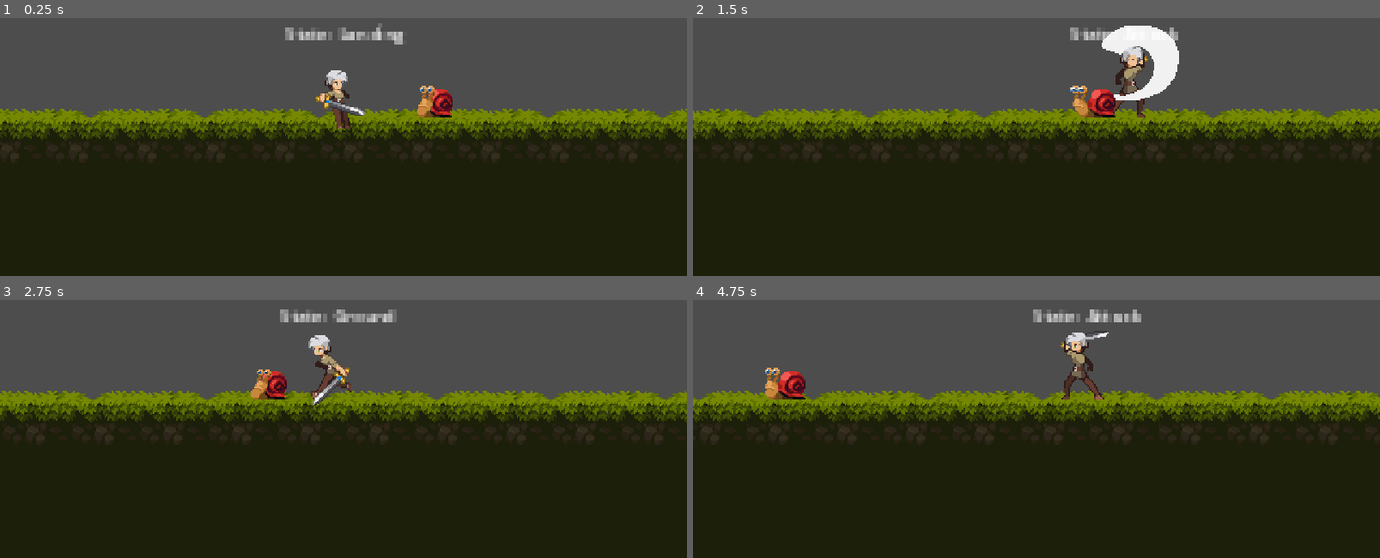
Above: before the commit, frames 1-4 (two rows, left to right).
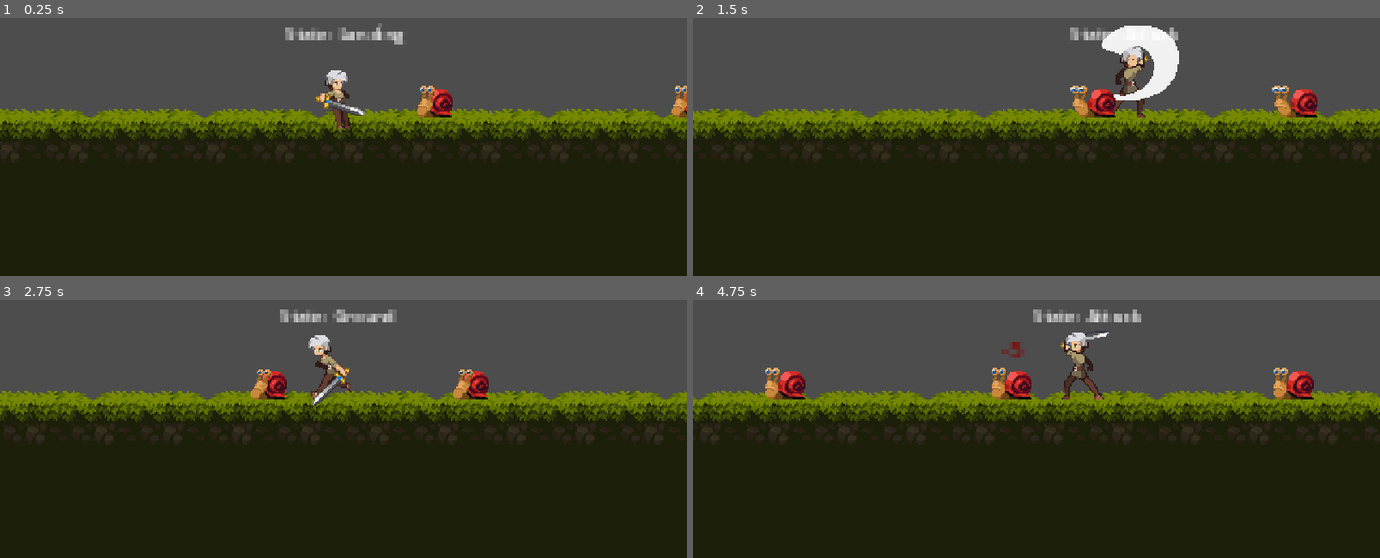
Above: after the commit, the same moments.

Repository: ericvennemeyer/ChrisTutorials2DPlatformer
Game: Godot game, scene res://Levels/test_level.tscn
Two runs of this game, one before a commit and one after it. Both use one fixed random seed, a clock stepped at 60 frames per second and the inputs below.
Inputs:
- Up to frame 1 (0.25 s): no input
- Up to frame 2 (1.5 s): hold F (attack) 0.53-1.28 s; hold D (move_right) from 0.53 s (still down); tap Space (jump) at 0.77 s; tap F (attack) at 1.35 s
- Up to frame 3 (2.75 s): tap Space (jump) at 1.52 s; release D (move_right) at 2.03 s; hold A (move_left) from 2.03 s (still down); hold F (attack) from 2.03 s (still down)
- Up to frame 4 (4.75 s): release A (move_left) at 2.78 s; release F (attack) at 2.78 s; hold D (move_right) 2.78-4.28 s; tap F (attack) at 2.85, 4.35 s; tap Space (jump) at 3.02, 3.77, 4.52 s; hold F (attack) 3.53-4.28 s; hold A (move_left) from 4.28 s (still down)

The runs differ from the first frame. In frame 1, 0.2% of the frame differs, in the area x 97-100%, y 26-39%; in frame 2, 0.6%; in frame 3, 0.5%; in frame 4, 1.3%, in the area x 43-91%, y 16-39%.

Commit message:
Detach and reload snail script to fix bug where knockback is not functioning on duplicate snails

Diff:
--- a/Levels/test_level.tscn
+++ b/Levels/test_level.tscn
@@ -1469,4 +1469,10 @@
 [node name="Snail" parent="." instance=ExtResource("3_8thij")]
 position = Vector2(151, 176)
 
+[node name="Snail2" parent="." instance=ExtResource("3_8thij")]
+position = Vector2(329, 176)
+
+[node name="Snail3" parent="." instance=ExtResource("3_8thij")]
+position = Vector2(543, 176)
+
 [node name="HealthChangedManager" parent="." instance=ExtResource("4_62q33")]
